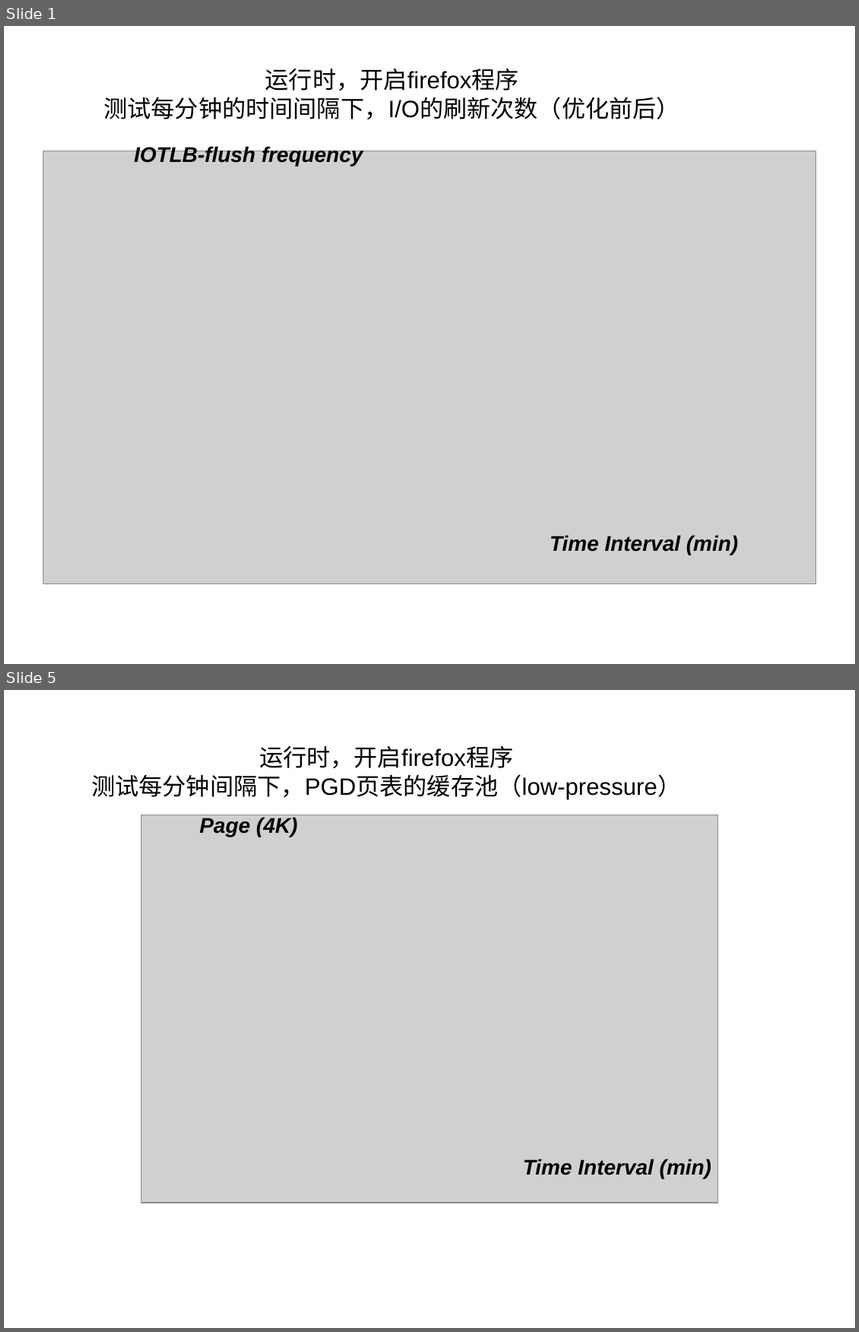
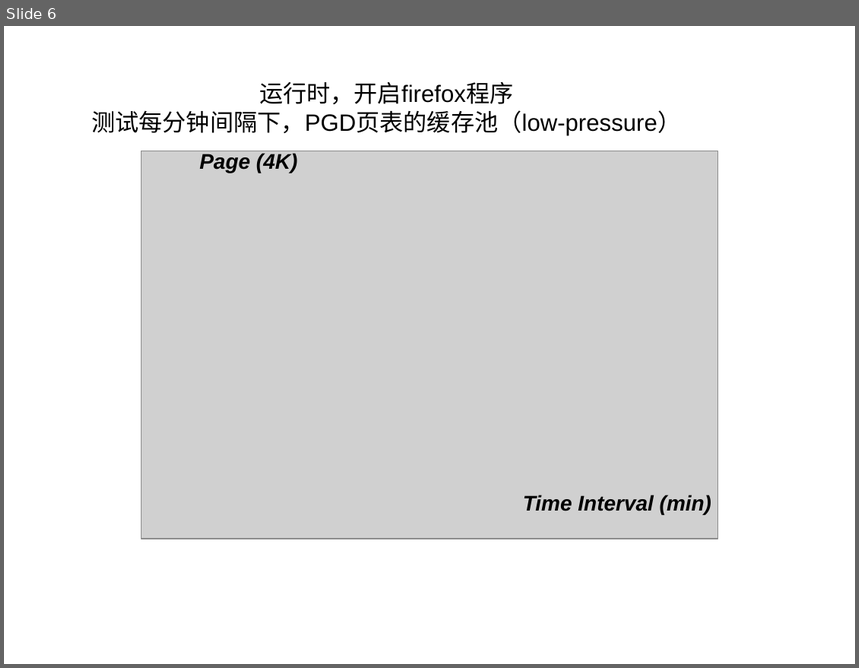
Before and after one commit to strongerwill/FastIO, a slide deck: doc/paper/image/micro/micro_benchmark.ppt. Shown one above the other, each under a label of ours: slides 1 and 5 before the commit, slide 6 after it; the slides between them are not shown. The pictures are 859x1332 and 859x668 pixels, drawn with LibreOffice and Linux fonts; fonts in the diff are those of the drawing; grey boxes stand for pictures. Boxes give left, top, right and bottom in pixels: in the first picture for what was removed or moved away, otherwise in the second. Text is boxed around its words. In the diff, an @@ line names an element or a change of style, - is before the commit and + after.

```diff
--- a/doc/paper/image/micro/micro_benchmark.ppt
+++ b/doc/paper/image/micro/micro_benchmark.ppt
@@ slide 1 removed at <box>4,26,855,664</box>, background #FFFFFF @@
@@ title removed at <box>104,68,680,119</box> @@
-运行时，开启firefox程序
-测试每分钟的时间间隔下，I/O的刷新次数（优化前后）
@@ picture removed at <box>44,151,817,585</box> @@
@@ text removed at <box>134,145,363,166</box> @@
-IOTLB-flush frequency
@@ text removed at <box>550,535,738,555</box> @@
-Time Interval (min)
@@ what was slide 5 is now slide 6 @@
```
Also in this commit, not shown: 2 slides changed, 3 slides added, 1 other slide removed, 26 other files.
